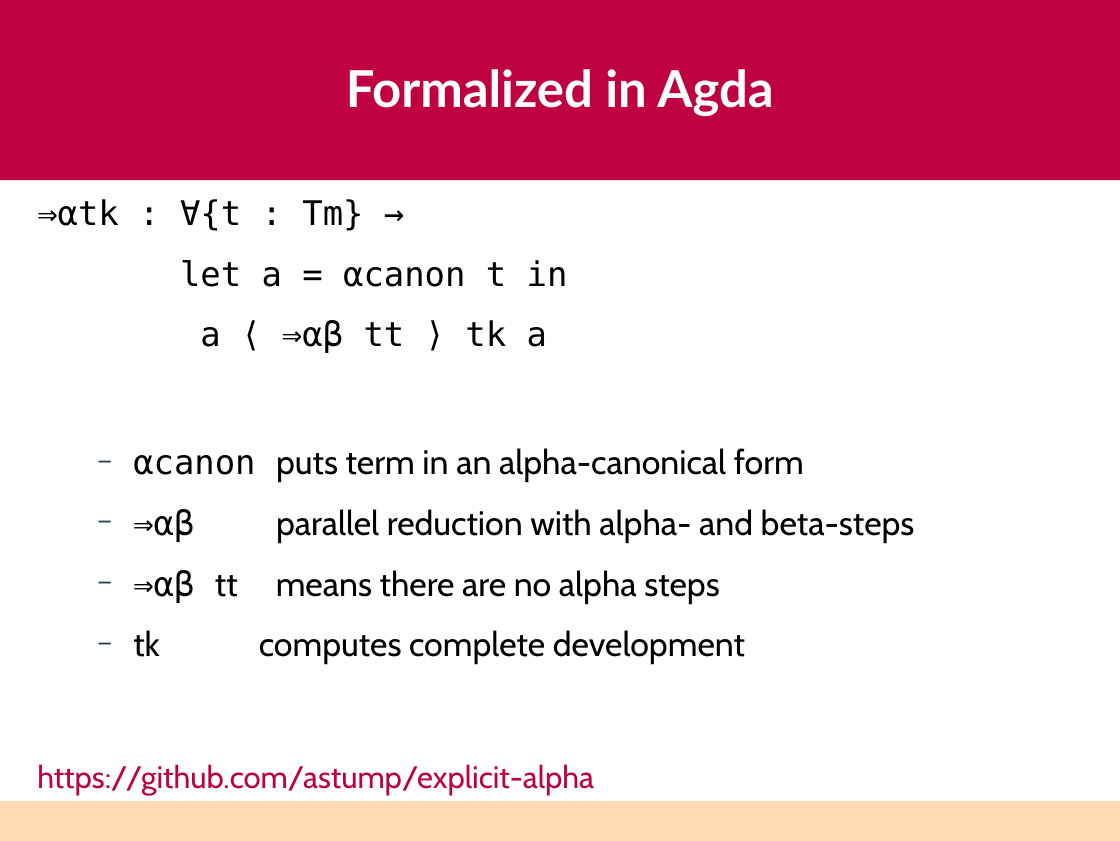
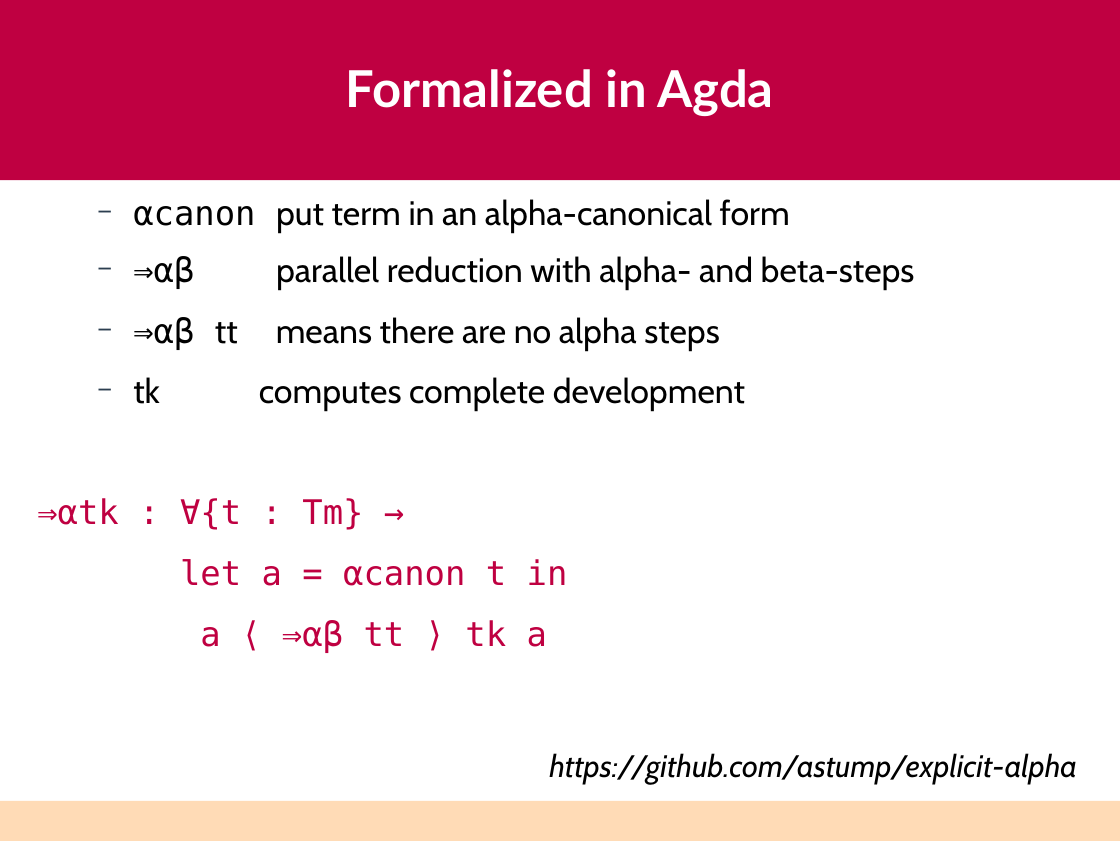
Before and after one commit to astump/explicit-alpha, a slide deck: slide 13 of talks/haskell-2026-lightning-talk/aaron-stump-haskell-2026.odp (slide 12 before the commit). Drawn at 1120x841 pixels with LibreOffice and Linux fonts; fonts in the diff are those of the drawing. Boxes give left, top, right and bottom in pixels: in the first picture for what was removed or moved away, otherwise in the second. Text is boxed around its words. In the diff, an @@ line names an element or a change of style, - is before the commit and + after.

Commit message:
working on talk

```diff
--- a/talks/haskell-2026-lightning-talk/aaron-stump-haskell-2026.odp
+++ b/talks/haskell-2026-lightning-talk/aaron-stump-haskell-2026.odp
@@ text at box(133, 199, 915, 411): paragraphs added @@
+  − αcanon put term in an alpha-canonical form
+  − ⇒αβ parallel reduction with alpha- and beta-steps
+  − ⇒αβ tt means there are no alpha steps
+  − tk computes complete development
@@ text at box(133, 448, 915, 664): paragraphs removed @@
-  − αcanon puts term in an alpha-canonical form
-  − ⇒αβ parallel reduction with alpha- and beta-steps
-  − ⇒αβ tt means there are no alpha steps
-  − tk computes complete development
@@ text at box(37, 498, 1077, 785): text colour #000000 to #BF0041 in "⇒αtk : ∀{t : Tm} →", "let a = αcanon t in", "a ⟨ ⇒αβ tt ⟩ tk a"; text colour #BF0041 to #000000, italic on in "https://github.com/astump/explicit-alpha"; alignment left to right @@
```
Also in this commit, not shown: 1 other slide changed, 1 slide added.
